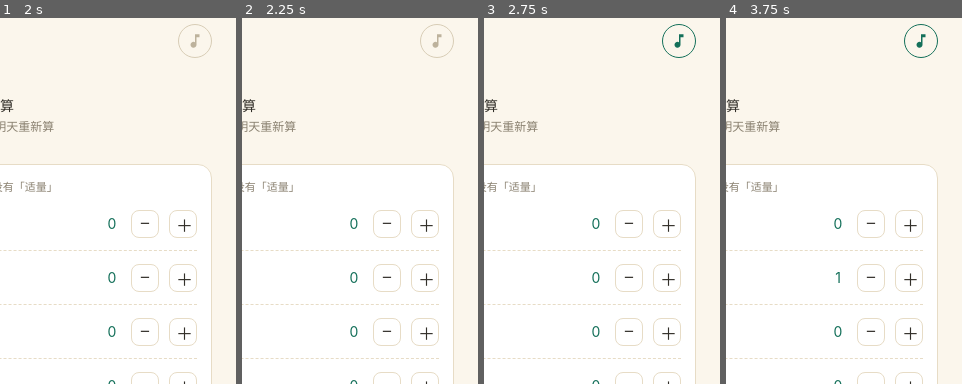
Above: before the commit, frames 1-4 (left to right).
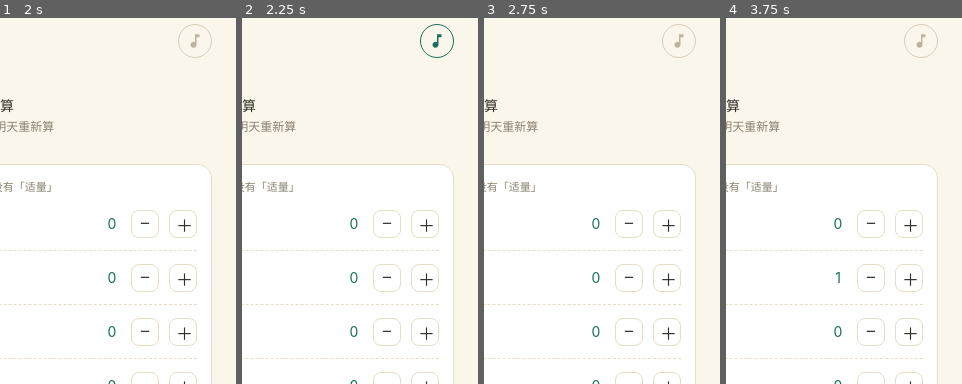
Above: after the commit, the same moments.

Repository: lingyun1990/jianfa-games
Game: browser game, page index.html
The game is run twice, just before and just after one commit, with the same random seed, the same clock (stepped at 60 frames per second) and the same inputs.
Inputs (mouse positions are % of the whole screen's width and height, from its top left):
- Up to frame 1 (2 s): click "进入共栖 · 开始 21 天" at 0.27 s; click (50, 32) at 1.07 s; click (91, 3) at 1.27 s; click (42, 26) at 1.67 s; click "✦ 炎点计算器" at 1.87 s
- Up to frame 2 (2.25 s): click (91, 3) at 2.02 s
- Up to frame 3 (2.75 s): click (92, 3) at 2.27 s; click "−" at 2.47 s
- Up to frame 4 (3.75 s): click (92, 4) at 2.87 s; click "＋" at 3.07 s; click (90, 4) at 3.47 s; click "＋" at 3.67 s
The pictures show only the part of the screen within x 50-100%, y 0-50%; the shares and areas given below are measured in that part.

Frame 1 is identical in both runs. In frame 2, 0.2% of the frame differs, in the area x 75-90%, y 1-11%; in frame 3, 0.2%; in frame 4, 0.2%.

Commit message:
v5-fix6: 还原3.5MB原主题曲 + 移除Web Audio合成嗡嗡保底; ?v=8逼重拉

Diff:
--- a/index.html
+++ b/index.html
@@ -404,7 +404,7 @@
 </div>
 
 <div class="toast" id="toast"></div>
-<audio id="bgm" src="audio/theme.m4a?v=7" loop preload="auto" playsinline webkit-playsinline></audio>
+<audio id="bgm" src="audio/theme.m4a?v=8" loop preload="auto" playsinline webkit-playsinline></audio>
 
 <script>
 /* ===================== 数据 ===================== */
@@ -496,58 +496,26 @@
   beep(110,0.45,'sawtooth',0.09,0.0);
 }
 var bgm = $("bgm"), musicOn = false;
-var padOn = false, padNodes = null;
-function startPad(){
-  try{
-    ac(); if(!AC) return;
-    if(AC.state==="suspended") AC.resume();
-    if(padNodes) return;
-    var master = AC.createGain(); master.gain.value = 0; master.connect(AC.destination);
-    var freqs = [196.00, 246.94, 293.66, 392.00];
-    padNodes = {oscs:[], master:master};
-    freqs.forEach(function(f){
-      var o = AC.createOscillator(); o.type="sine"; o.frequency.value=f;
-      var g = AC.createGain(); g.gain.value = 0.05;
-      var lp = AC.createBiquadFilter(); lp.type="lowpass"; lp.frequency.value=1200;
-      o.connect(g); g.connect(lp); lp.connect(master); o.start();
-      padNodes.oscs.push(o);
-    });
-    var lfo = AC.createOscillator(); lfo.frequency.value = 0.08;
-    var lfoG = AC.createGain(); lfoG.gain.value = 0.025;
-    lfo.connect(lfoG); lfoG.connect(master.gain); lfo.start();
-    master.gain.linearRampToValueAtTime(0.12, AC.currentTime + 2.5);
-    padOn = true;
-  }catch(e){}
-}
-function stopPad(){
-  try{ if(padNodes && AC){ padNodes.master.gain.linearRampToValueAtTime(0, AC.currentTime + 0.6); } }catch(e){}
-  padOn = false;
-}
 function startBgm(){
   try{
     // 必须在用户手势的同步调用栈里直接 play()，iOS 才会解锁声音；前置 load() 会重置解码、反而破坏解锁
     var p = bgm.play();
     if(p && p.then){
-      p.then(function(){ musicOn=true; if(padOn) stopPad(); }).catch(function(){     // 缓冲不够被拒 → 等可播再放
-        bgm.addEventListener('canplay', function once(){ try{ bgm.play().then(function(){musicOn=true; if(padOn) stopPad();}).catch(function(){}); }catch(e){} }, {once:true});
+      p.then(function(){ musicOn=true; }).catch(function(){     // 缓冲不够被拒 → 等可播再放
+        bgm.addEventListener('canplay', function once(){ try{ bgm.play().catch(function(){}); }catch(e){} }, {once:true});
       });
     }
   }catch(e){}
 }
 // 安全网：万一封面那一下被系统掐掉，用户第一次触摸页面任意处再补放一次
 function armMusicFallback(){
-  function fire(){ if(!musicOn){ try{ bgm.play().then(function(){musicOn=true; if(padOn) stopPad();}).catch(function(){}); }catch(e){} } document.removeEventListener('touchstart',fire); document.removeEventListener('click',fire); }
+  function fire(){ if(!musicOn){ try{ bgm.play().then(function(){musicOn=true;}).catch(function(){}); }catch(e){} } document.removeEventListener('touchstart',fire); document.removeEventListener('click',fire); }
   document.addEventListener('touchstart', fire, {once:true, passive:true});
   document.addEventListener('click', fire, {once:true});
 }
 function toggleMusic(){
-  if(musicOn || padOn){
-    try{ bgm.pause(); }catch(e){} stopPad(); musicOn=false; padOn=false; $("musicBtn").classList.add("off");
-  } else {
-    try{ bgm.play().then(function(){musicOn=true;}).catch(function(){}); }catch(e){}
-    if(!musicOn){ startPad(); }
-    $("musicBtn").classList.remove("off");
-  }
+  if(bgm.paused){ try{ bgm.play(); musicOn=true; }catch(e){} $("musicBtn").classList.remove("off"); }
+  else { try{ bgm.pause(); }catch(e){} musicOn=false; $("musicBtn").classList.add("off"); }
 }
 $("musicBtn").onclick = toggleMusic;
 
@@ -569,8 +537,6 @@
   startBgm();
   armMusicFallback();
   switchView("today");
-  // 兜底：若 1.4s 内主题曲仍未成功播放(iOS拒绝/未缓冲好)，启动合成音保底——确保进入就有声，不依赖文件下载
-  setTimeout(function(){ if(!musicOn){ startPad(); } }, 1400);
 };
 
 /* ===================== 渲染 ===================== */
Not shown, changed: audio/theme.m4a
